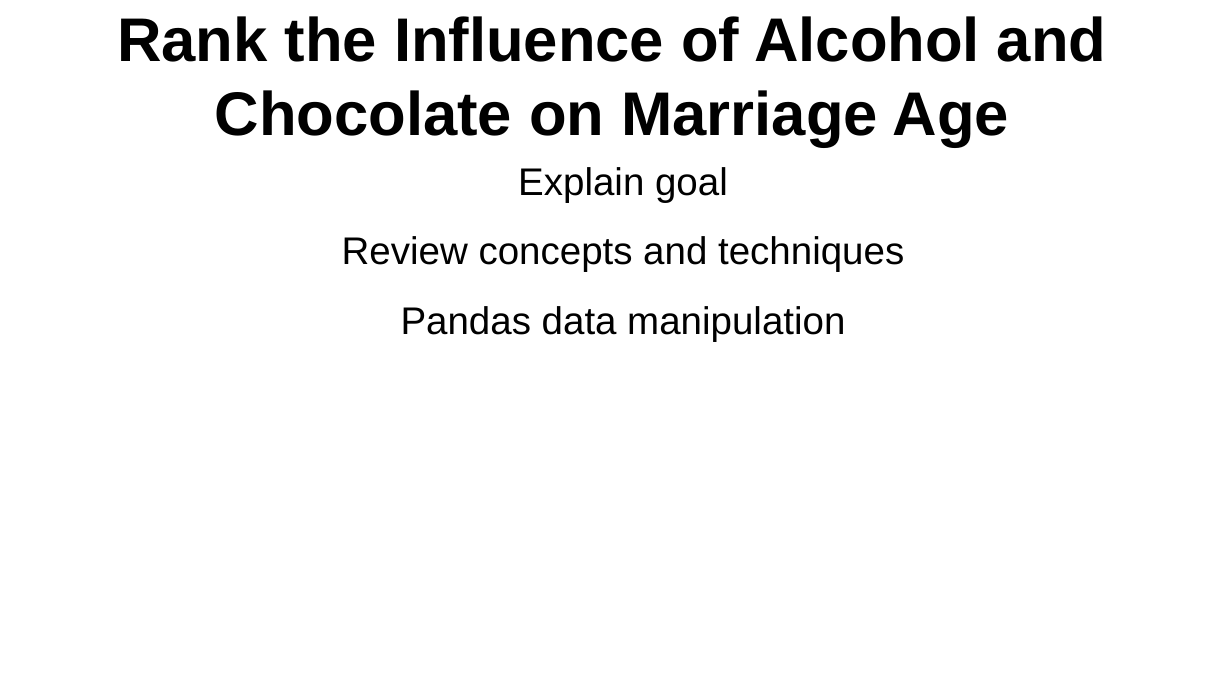
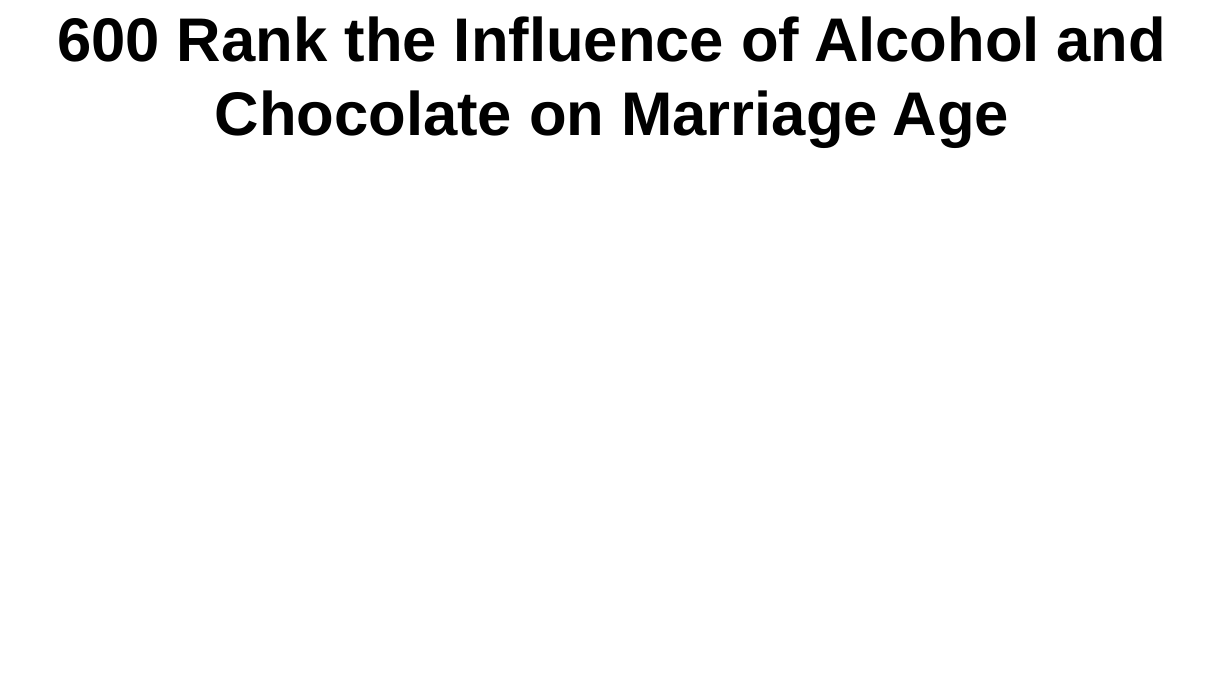
Before and after one commit to crosscompute/analytical-tutorials, a slide deck: slide 44 of slides/CrossDisciplinaryAnalyticsWithPython.odp (slide 45 before the commit). Drawn at 1232x693 pixels with LibreOffice and Linux fonts; fonts in the diff are those of the drawing. Boxes give left, top, right and bottom in pixels: in the first picture for what was removed or moved away, otherwise in the second. Text is boxed around its words. In the diff, an @@ line names an element or a change of style, - is before the commit and + after.

```diff
--- a/slides/CrossDisciplinaryAnalyticsWithPython.odp
+++ b/slides/CrossDisciplinaryAnalyticsWithPython.odp
@@ title at <box>57,16,1166,147</box>: text changed @@
-Rank the Influence of Alcohol and Chocolate on Marriage Age
+600 Rank the Influence of Alcohol and Chocolate on Marriage Age
@@ text removed at <box>342,167,904,341</box> @@
-Explain goal
-Review concepts and techniques
-Pandas data manipulation
```
Also in this commit, not shown: 20 other slides changed, 5 slides added, 6 slides removed, 22 other files.
